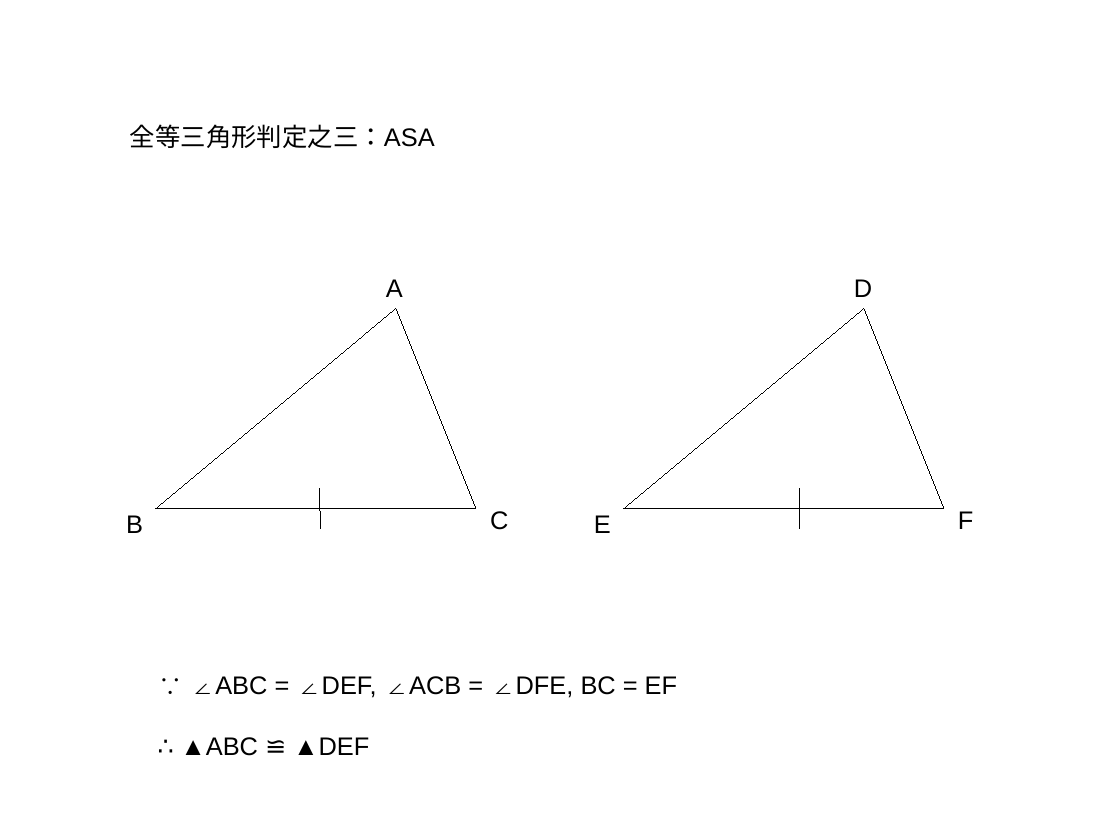
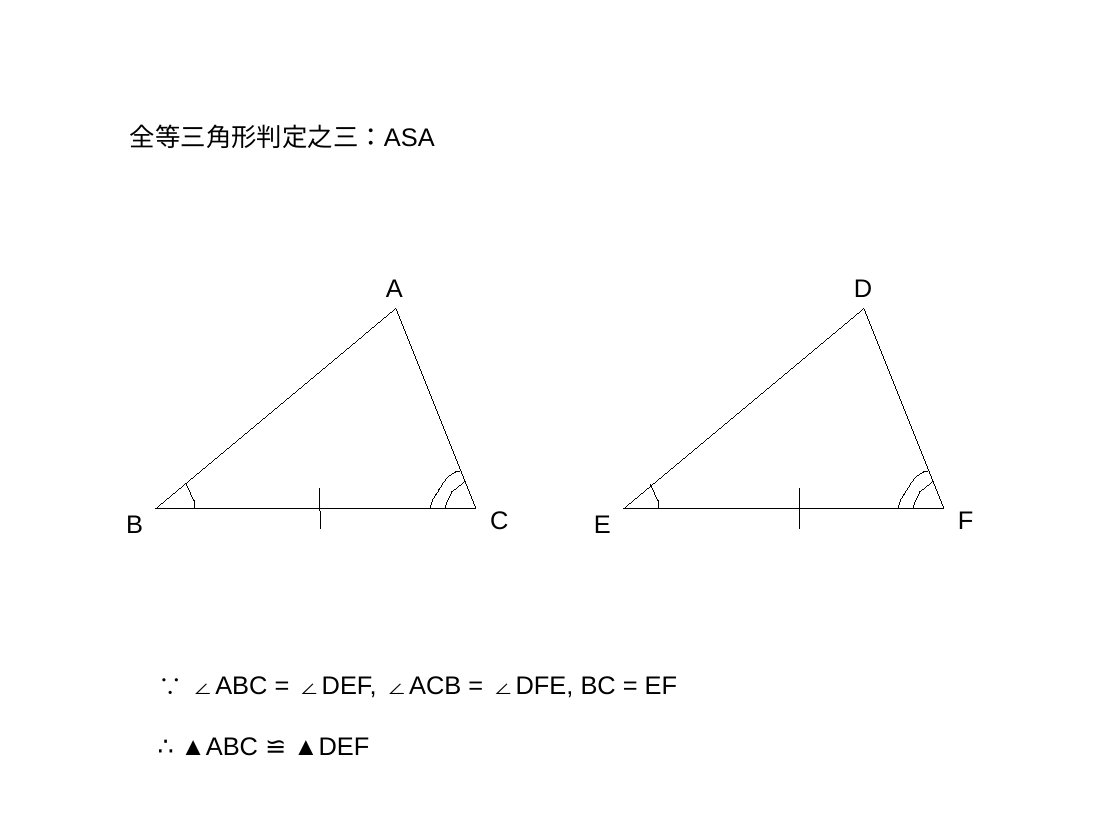
Before and after one commit to ericzhang/english-math, a slide deck: slide 8 of 2025-08-11/2025-08-11-triangle.odp. Drawn at 1120x840 pixels with LibreOffice and Linux fonts; fonts in the diff are those of the drawing. Boxes give left, top, right and bottom in pixels: in the first picture for what was removed or moved away, otherwise in the second. Text is boxed around its words. In the diff, an @@ line names an element or a change of style, - is before the commit and + after.

```diff
--- a/2025-08-11/2025-08-11-triangle.odp
+++ b/2025-08-11/2025-08-11-triangle.odp
@@ freeform shape added at <box>430,471,460,508</box>, outline #000000 0 pt @@
@@ freeform shape added at <box>898,471,929,508</box>, outline #000000 0 pt @@
@@ freeform shape added at <box>186,484,194,508</box>, outline #000000 0 pt @@
@@ freeform shape added at <box>445,482,463,507</box>, outline #000000 0 pt @@
@@ freeform shape added at <box>650,484,659,508</box>, outline #000000 0 pt @@
@@ freeform shape added at <box>914,482,932,507</box>, outline #000000 0 pt @@
```
Also in this commit, not shown: 1 other slide changed, 1 slide added, 1 other file.
